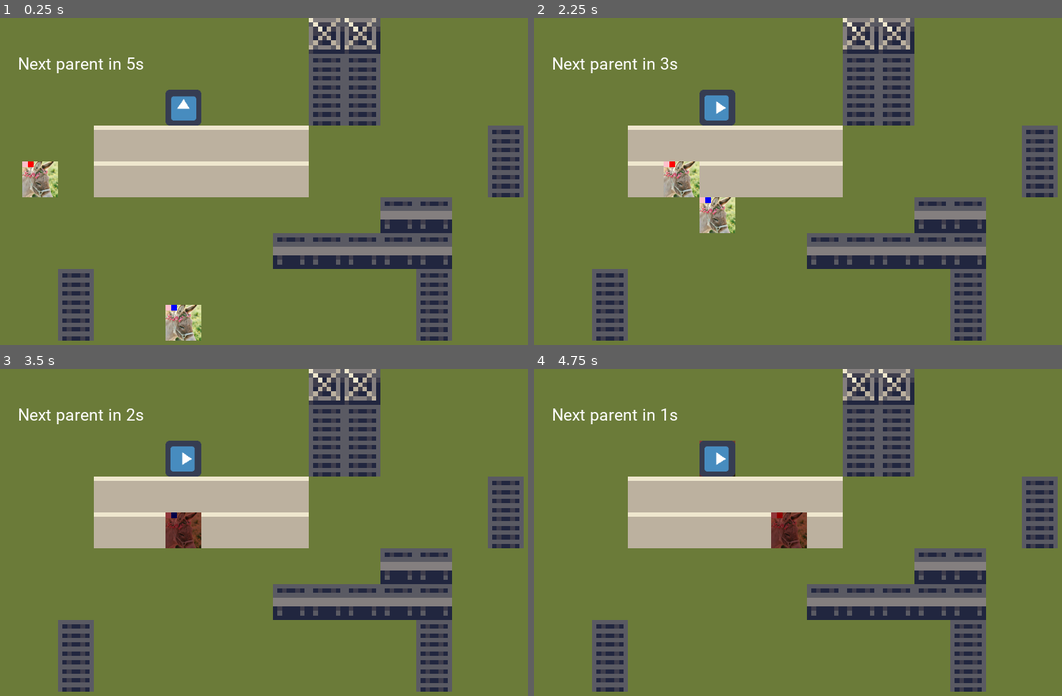
Above: before the commit, frames 1-4 (two rows, left to right).
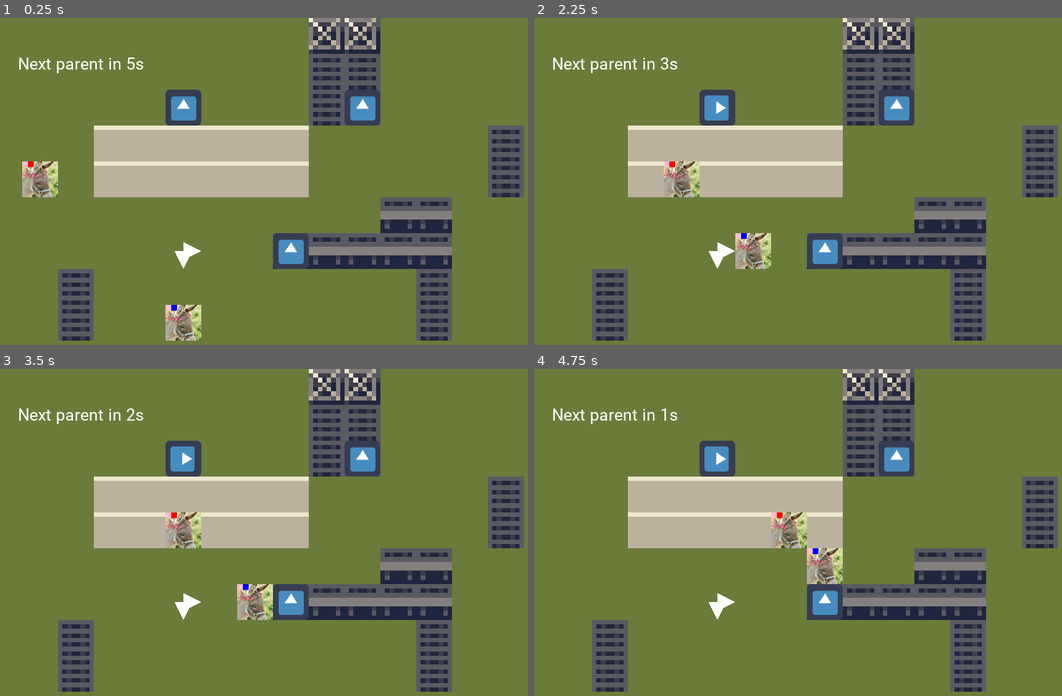
Above: after the commit, the same moments.

Repository: allemansratten/sos
Game: Godot game, scene res://scenes/Game.tscn
The game is run twice, just before and just after one commit, with the same random seed, the same clock (stepped at 60 frames per second) and the same inputs. The engine's default icon, where the game draws it, is replaced by a stand-in: a white triangle on a blue panel in a dark square.
Inputs (mouse positions are in pixels of both pictures, inside the frame that each line leads up to):
- Up to frame 1 (0.25 s): no input
- Up to frame 2 (2.25 s): tap Enter at 0.5, 2 s; move the mouse to (718, 106) at 0.52 s; click (718, 106) at 0.67 s; tap Space at 1.25 s; move the mouse to (692, 214) at 1.27 s; click (692, 214) at 1.42 s; move the mouse to (866, 119) at 2.02 s; click (866, 119) at 2.17 s
- Up to frame 3 (3.5 s): tap Space at 2.75 s; move the mouse to (242, 620) at 2.77 s; click (242, 620) at 2.92 s
- Up to frame 4 (4.75 s): tap Enter at 3.5 s; move the mouse to (977, 601) at 3.52 s; click (977, 601) at 3.67 s; tap Space at 4.25 s; move the mouse to (634, 493) at 4.27 s; click (634, 493) at 4.42 s

The runs differ from the first frame. In frame 1, 1.3% of the frame differs, in the area x 33-73%, y 21-77%; in frame 2, 2.8%; in frame 3, 2.8%; in frame 4, 2.8%, in the area x 31-73%, y 21-77%.

Commit message:
Add FixedCrossroads

Diff:
--- a/scenes/Crossroads.gd
+++ b/scenes/Crossroads.gd
@@ -1,17 +1,16 @@
 extends Area2D
-
 
 # 0 az 3, v poradi [12, 3, 6, 9]
 var direction = 0
 
 # Called when the node enters the scene tree for the first time.
 func _ready():
-	pass # Replace with function body.
+	pass
 
 func set_direction(to: int):
 	assert(0 <= to && to <= 3)
 	direction = to
-	rotation = direction * 2 * PI / 4.0
+	$Sprite.rotation = direction * 2 * PI / 4.0
 
 func on_click():
 	set_direction((direction + 1) % 4)
@@ -23,5 +22,9 @@
 		self.on_click()
 
 # Called every frame. 'delta' is the elapsed time since the previous frame.
-#func _process(delta):
-#	pass
+func _process(delta):
+	pass
+
+func get_output_direction(in_direction):
+	# in_direction is used in FixedCrossroads
+	return direction
--- /dev/null
+++ b/scenes/CrossroadsArrow.tscn
@@ -0,0 +1,5 @@
+[gd_scene format=2]
+
+[node name="CrossroadsArrow" type="Polygon2D"]
+offset = Vector2( -32, -64 )
+polygon = PoolVector2Array( 48, 64, 32, 32, 16, 64 )
--- /dev/null
+++ b/scenes/FixedCrossroads.gd
@@ -0,0 +1,50 @@
+extends Area2D
+
+export(PackedScene) var arrow_scene
+
+# Declare member variables here. Examples:
+# var a = 2
+# var b = "text"
+
+export var directions_mask = [true, true, true, true]
+
+# Called when the node enters the scene tree for the first time.
+func _ready():
+	# Only used for the preview.
+	$PreviewSprite.hide()
+
+	var any_set = false
+
+	for i in range(4):
+		if directions_mask[i]:
+			any_set = true
+			var arrow = arrow_scene.instance()
+			arrow.rotate(i * 0.5 * PI)
+#			arrow.move_local_x(32)
+#			arrow.move_local_y(32)
+			#arrow.translate(Vector2(32, 32))
+			add_child(arrow)
+
+	assert(any_set) # No directions set in directions_mask
+
+# Called every frame. 'delta' is the elapsed time since the previous frame.
+#func _process(delta):
+#	pass
+
+func get_output_direction(in_direction):
+	var straight = (in_direction + 0) % 4
+	var right = (in_direction + 1) % 4
+	var back = (in_direction + 2) % 4
+	var left = (in_direction + 3) % 4
+
+	if directions_mask[straight]:
+		# go straight through
+		return straight
+	elif directions_mask[right]:
+		return right
+	elif directions_mask[left]:
+		return left
+	else:
+		# Otherwise no direction is available
+		assert(directions_mask[back])
+		return back
--- /dev/null
+++ b/scenes/FixedCrossroads.tscn
@@ -0,0 +1,23 @@
+[gd_scene load_steps=5 format=2]
+
+[ext_resource path="res://scenes/FixedCrossroads.gd" type="Script" id=1]
+[ext_resource path="res://scenes/CrossroadsArrow.tscn" type="PackedScene" id=2]
+[ext_resource path="res://icon.png" type="Texture" id=3]
+
+[sub_resource type="RectangleShape2D" id=1]
+extents = Vector2( 32, 32 )
+
+[node name="FixedCrossroads" type="Area2D" groups=["crossroads", "fixed_crossroads"]]
+position = Vector2( 128, 128 )
+script = ExtResource( 1 )
+arrow_scene = ExtResource( 2 )
+
+[node name="CollisionShape2D" type="CollisionShape2D" parent="."]
+shape = SubResource( 1 )
+__meta__ = {
+"_edit_group_": true
+}
+
+[node name="PreviewSprite" type="Sprite" parent="."]
+modulate = Color( 0.752941, 0.152941, 0.152941, 1 )
+texture = ExtResource( 3 )
--- a/scenes/Game.tscn
+++ b/scenes/Game.tscn
@@ -6,6 +6,7 @@
 [ext_resource path="res://scenes/Map.tscn" type="PackedScene" id=4]
 [ext_resource path="res://scripts/gamescene_root.gd" type="Script" id=5]
 [ext_resource path="res://scenes/Partner.tscn" type="PackedScene" id=6]
+[ext_resource path="res://scenes/FixedCrossroads.tscn" type="PackedScene" id=7]
 
 [sub_resource type="DynamicFont" id=1]
 size = 30
@@ -29,9 +30,21 @@
 custom_fonts/font = SubResource( 1 )
 text = "Next partner:"
 
-[node name="Crossroads" parent="." instance=ExtResource( 1 )]
-position = Vector2( 320, 128 )
-
 [node name="MapCamera" type="Camera2D" parent="."]
 offset = Vector2( -32, -32 )
 anchor_mode = 0
+
+[node name="AllCrossroads" type="Node" parent="."]
+
+[node name="Crossroads" parent="AllCrossroads" instance=ExtResource( 1 )]
+position = Vector2( 320, 128 )
+
+[node name="Crossroads2" parent="AllCrossroads" instance=ExtResource( 1 )]
+position = Vector2( 640, 128 )
+
+[node name="Crossroads3" parent="AllCrossroads" instance=ExtResource( 1 )]
+position = Vector2( 512, 384 )
+
+[node name="FixedCrossroads" parent="AllCrossroads" instance=ExtResource( 7 )]
+position = Vector2( 320, 384 )
+directions_mask = [ false, true, true, false ]
--- a/scripts/partner.gd
+++ b/scripts/partner.gd
@@ -88,9 +88,25 @@
 		# return dominance
 		other.is_being_hit = true
 	elif other.is_in_group("crossroads"):
-		set_direction(other.direction)
+		collide_with_crossroads(other)
 
+func get_direction():
+	if dir_y == -1:
+		return 0
+	if dir_x == 1:
+		return 1
+	if dir_y == 1:
+		return 2
+	if dir_x == -1:
+		return 3
+
+	assert(false)
 
 func set_direction(direction):
 	dir_x = [0, 1, 0, -1][direction]
 	dir_y = [-1, 0, 1, 0][direction]
+
+func collide_with_crossroads(crossroads):
+	var in_direction = get_direction()
+	var out_direction = crossroads.get_output_direction(in_direction)
+	set_direction(out_direction)
Not shown: 1 places in scenes/Game.tscn that only renumber resources
